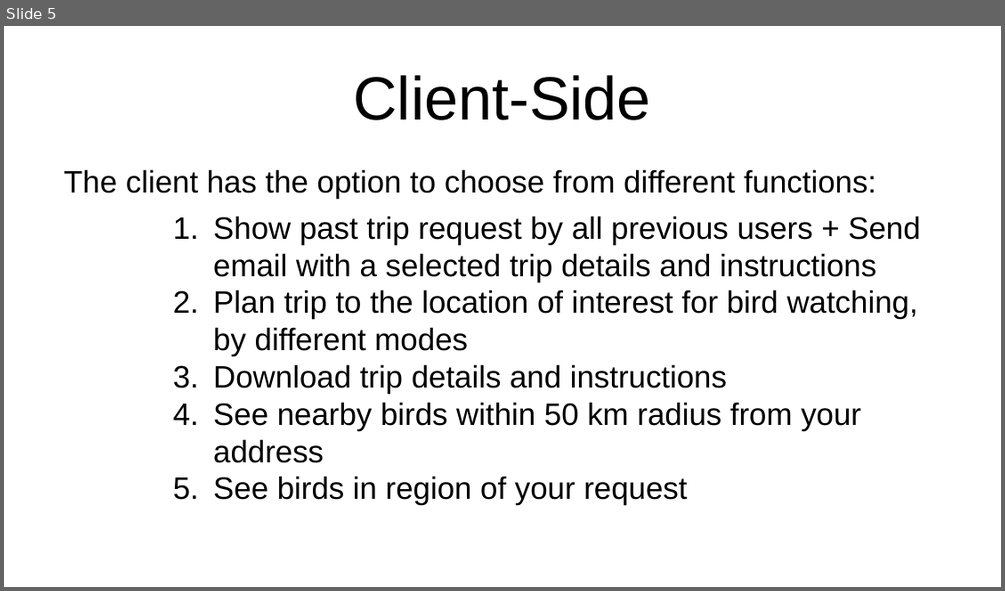
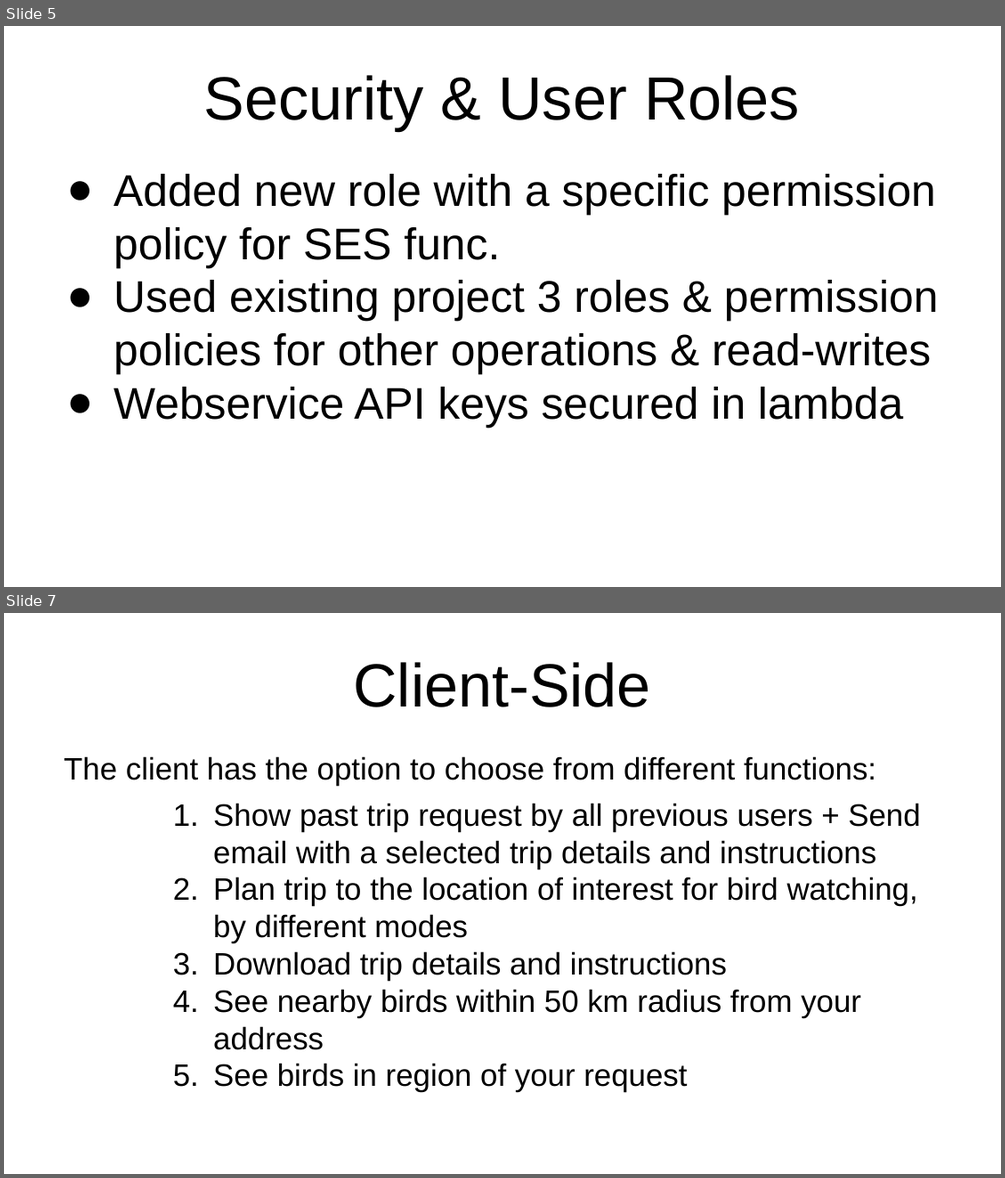
Before and after one commit to Prsnt95/BirdApp, a slide deck: Documents for submission/Bird App.pptx. Shown one above the other, each under a label of ours: slide 5 before the commit, slides 5 and 7 after it; the slides between them are not shown. The pictures are 1005x591 and 1005x1178 pixels, drawn with LibreOffice and Linux fonts; fonts in the diff are those of the drawing; background and template pictures are left out. Boxes give left, top, right and bottom in pixels: in the first picture for what was removed or moved away, otherwise in the second. Text is boxed around its words. In the diff, an @@ line names an element or a change of style, - is before the commit and + after.

```diff
--- a/Documents for submission/Bird App.pptx
+++ b/Documents for submission/Bird App.pptx
@@ slide 5 added at [4, 26, 1001, 587], background picture (left out) @@
@@ title added at [204, 75, 800, 130], 44 pt, text #000000 @@
+Security & User Roles
@@ text added at [113, 174, 938, 427], 32 pt, text #000000 @@
+● Added new role with a specific permission policy for SES func.
+● Used existing project 3 roles & permission policies for other operations & read-writes
+● Webservice API keys secured in lambda
@@ what was slide 5 is now slide 7 @@
```
Also in this commit, not shown: 3 slides changed, 2 other slides added.
